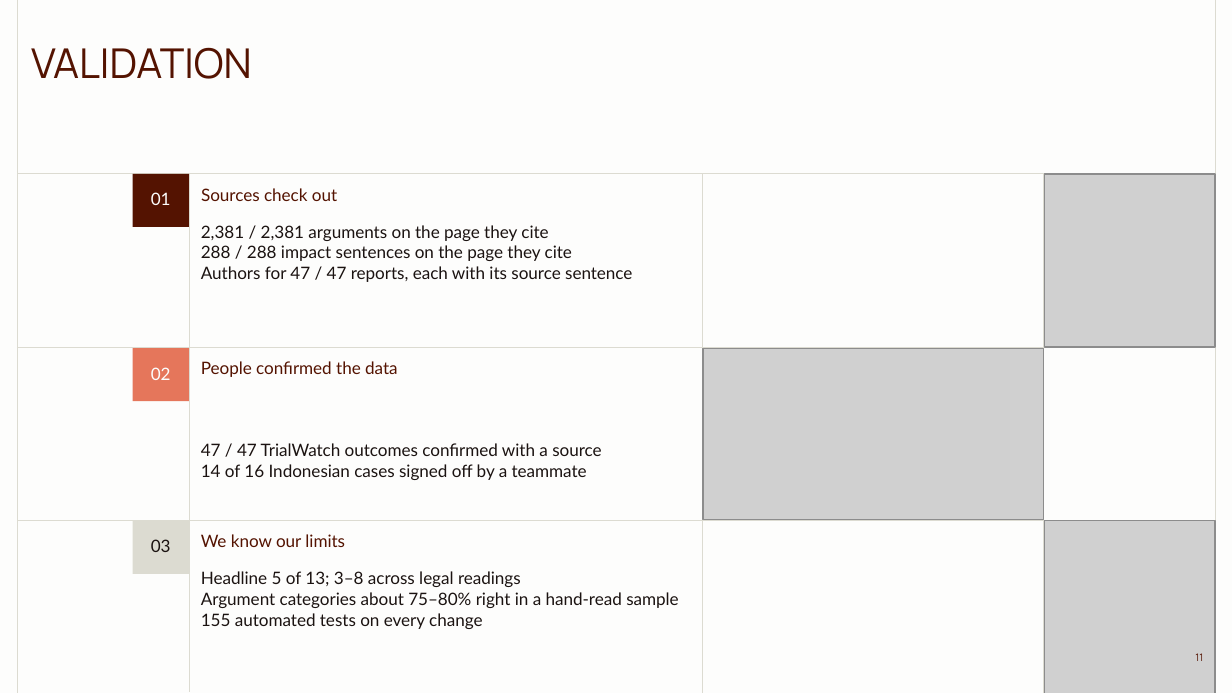
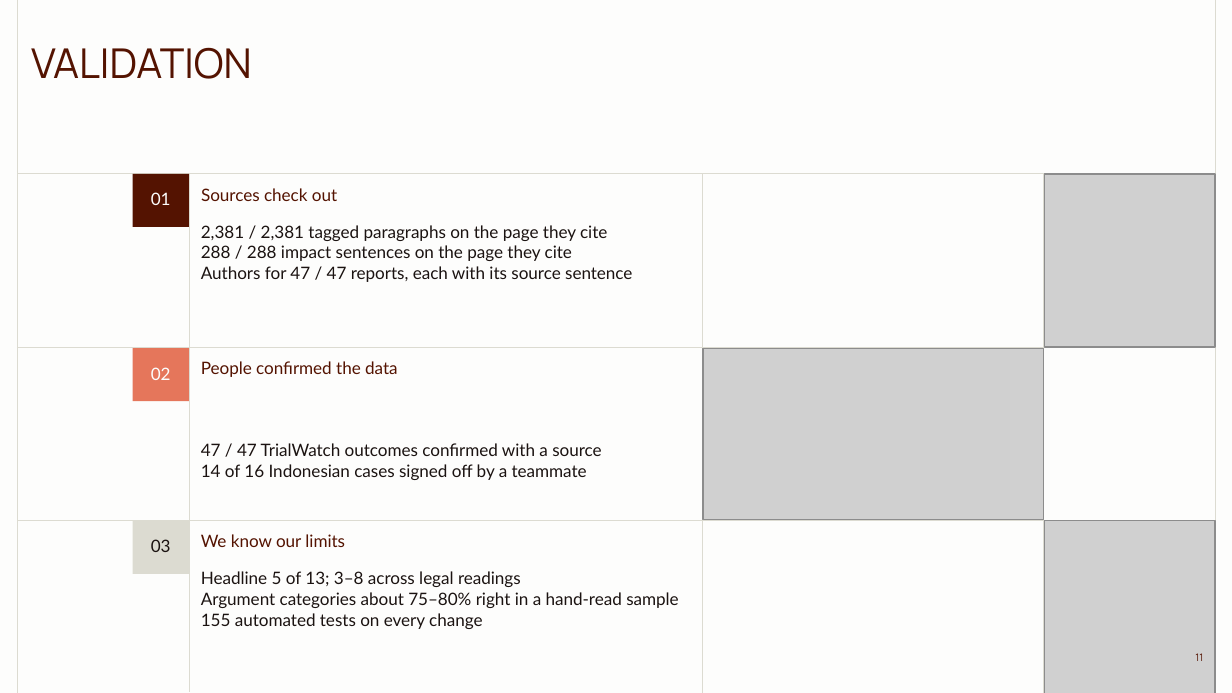
Before and after one commit to valentinasilva8/fairtrial-ai-hackathon, a slide deck: slide 11 of pitch/Precedent_and_Practice.pptx. Drawn at 1232x693 pixels with LibreOffice and Linux fonts; fonts in the diff are those of the drawing; grey boxes stand for pictures. Boxes give left, top, right and bottom in pixels: in the first picture for what was removed or moved away, otherwise in the second. Text is boxed around its words. In the diff, an @@ line names an element or a change of style, - is before the commit and + after.

```diff
--- a/pitch/Precedent_and_Practice.pptx
+++ b/pitch/Precedent_and_Practice.pptx
@@ text at <box>201,225,607,241</box>: text changed @@
-2,381 / 2,381 arguments on the page they cite
+2,381 / 2,381 tagged paragraphs on the page they cite
```
Also in this commit, not shown: 3 other slides changed, 1 other file.
